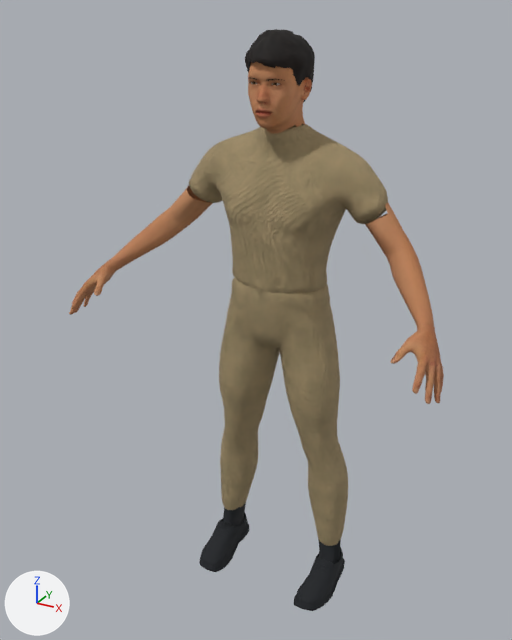
One commit to the glTF model assets/people/lite/guard-lite.glb: the scene before it, then after it.
Before and after are seen from a camera (50 mm lens) standing at (0.955, -1.93, 1.93) and looking at (-0.043, -0.116, 1.023). The lights are fixed; the arrows at lower left show +X, +Y and +Z. The older version comes first. Vertices at exactly the same position are counted once.

Objects in the first picture: 'guard'.
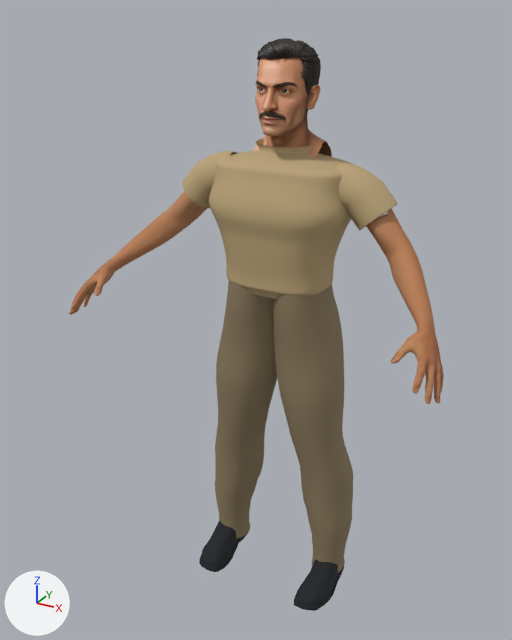
What differs and where, as boxes (x1, y1, x2, y2) in the pictures (512 x 640 px; the box of a moved part takes in the faces that stretch with it):
'guard', reshaped (28% shorter): before (69, 29, 444, 611); after (69, 191, 444, 611)
'Uniform', added: after (182, 139, 398, 572)
    faces in mat_uniform_trousers (brown #8b7c5d): (215, 281, 353, 572)
    faces in mat_uniform_shirt (beige #bca479): (182, 139, 398, 299)
'FaceMesh', added (brown): after (253, 38, 332, 158)
part 1 of me_guard, deleted (brown): before (219, 29, 348, 546)
part 2 of me_guard, moved or reshaped: before (70, 124, 443, 404); after (69, 191, 444, 404)
part 3 of me_guard, moved or reshaped: before (199, 502, 345, 611); after (199, 521, 345, 610)

Diff of the bpy script that builds the scene:
```diff
--- a/assets/people/lite/guard-lite.glb.py
+++ b/assets/people/lite/guard-lite.glb.py
@@ img_skin_face_diffuse @@
+img_skin_face_diffuse = load_image('skin_face_diffuse', '_unpacked/skin_face_diffuse', 2048, 2048, 'sRGB')
@@ mat_uniform_shirt @@
+mat_uniform_shirt = principled_material('Uniform shirt')
+mat_uniform_shirt.base_color = (0.5, 0.37, 0.19)  # beige #bca479
+mat_uniform_shirt.roughness = 0.85
@@ mat_face @@
+mat_face = principled_material('Face')
+mat_face.texture = img_skin_face_diffuse
+mat_face.roughness = 0.85
@@ me_guard @@
 # used by ob_guard; location = (0.0, 0.0, 0.0)
-me_guard.from_pydata(...)  # 12043 vertices, 22932 faces; spans x -0.61..0.61, y -0.39..0.11, z 0.0..1.88
+me_guard.from_pydata(...)  # 5268 vertices, 10200 faces; spans x -0.61..0.61, y -0.39..0.07, z 0.0..1.43
+# me_guard part 1: 9 loose pieces with 6231 vertices, spanning x -0.25..0.25, y -0.17..0.11, z 0.14..1.88, are deleted
+# me_guard part 2: 329 vertices moved within x -0.61..0.61, y -0.39..0.01, z 1.02..1.43; 2910 vertices removed from x -0.59..0.61, y -0.37..0.1, z 1.02..1.62; 2366 vertices added at x -0.61..0.61, y -0.39..0.03, z 1.01..1.41
+# me_guard part 3: 38 vertices moved within x -0.25..0.26, y -0.22..0.07, z 0.01..0.19; 205 vertices removed from x -0.26..0.26, y -0.22..0.07, z 0.0..0.19; 205 vertices added at x -0.26..0.26, y -0.22..0.06, z 0.0..0.19
 me_guard.materials.append(mat_skin)
-me_guard.materials.append(mat_eyes)
-me_guard.materials.append(mat_eyebrows)
 me_guard.materials.append(mat_shoes)
-me_guard.materials.append(mat_uniform_trousers)
-me_guard.materials.append(mat_hair)
@@ me_uniform_010 @@
+me_uniform_010.from_pydata(...)  # 4450 vertices, 8500 faces; spans x -0.36..0.36, y -0.18..0.13, z 0.05..1.57
+# faces by material slot: [5000, 3500]
+me_uniform_010.materials.append(mat_uniform_shirt)  # beige #bca479
+me_uniform_010.materials.append(mat_uniform_trousers)  # brown #8b7c5d
@@ me_model_023 @@
+me_model_023.from_pydata(...)  # 22947 vertices, 25962 faces; spans x -0.108..0.109, y -0.158..0.1, z 1.501..1.855
+me_model_023.materials.append(mat_face)  # picture img_skin_face_diffuse
@@ ob_uniform @@
+ob_uniform = bpy.data.objects.new('Uniform', me_uniform_010)
+ob_uniform.location = (0.0, 0.0, 0.0)
@@ ob_facemesh @@
+ob_facemesh = bpy.data.objects.new('FaceMesh', me_model_023)
+ob_facemesh.location = (0.0, 0.0, 0.0)
```
